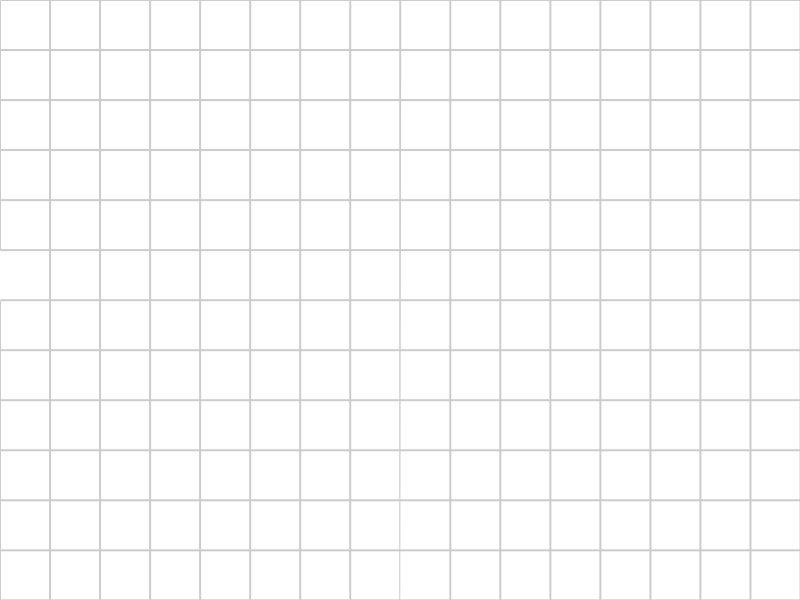
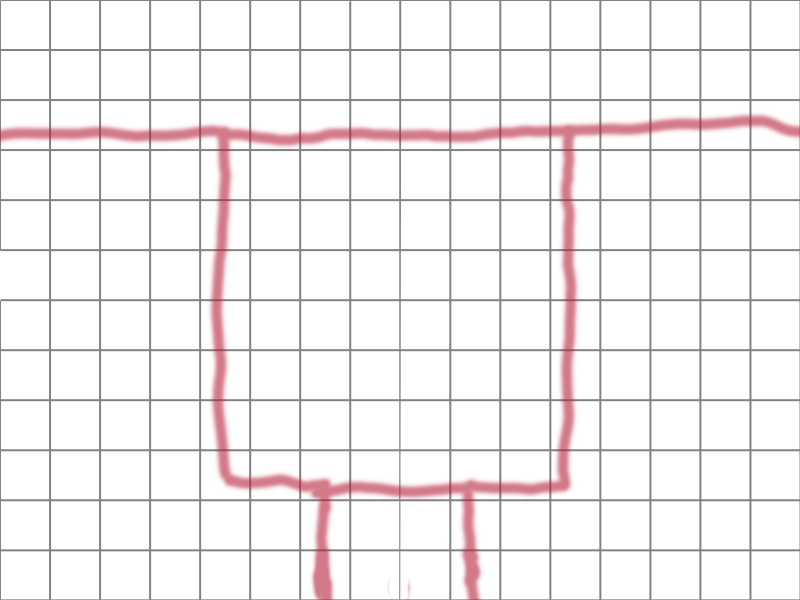
Before/after of a 800×600 layered artwork. What changed in the layer stack:
added layer "Camada 1" above "Linha 4" over [0, 110, 800, 600]
"Linha 4": opacity 20% → 49% over [0, 0, 800, 600]
